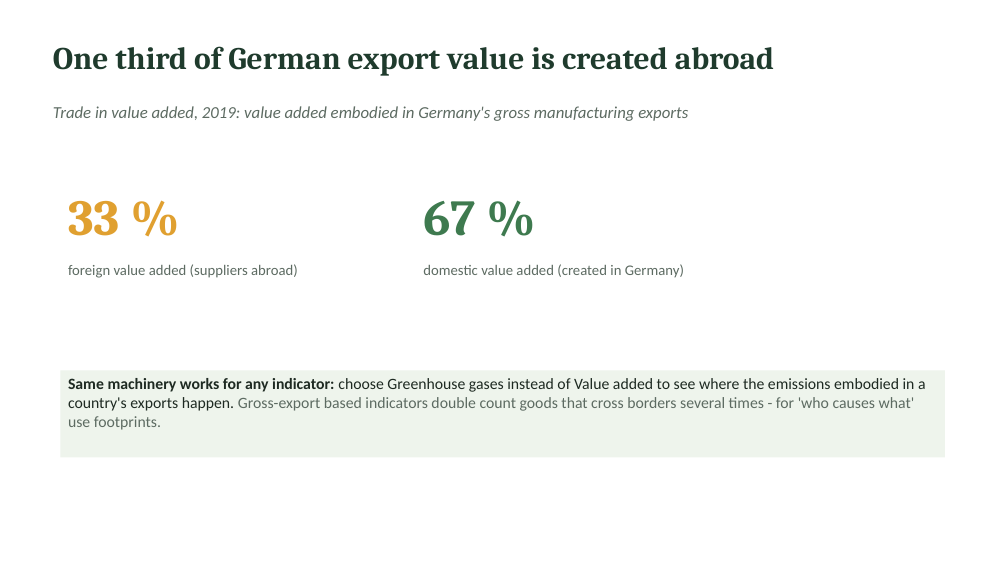
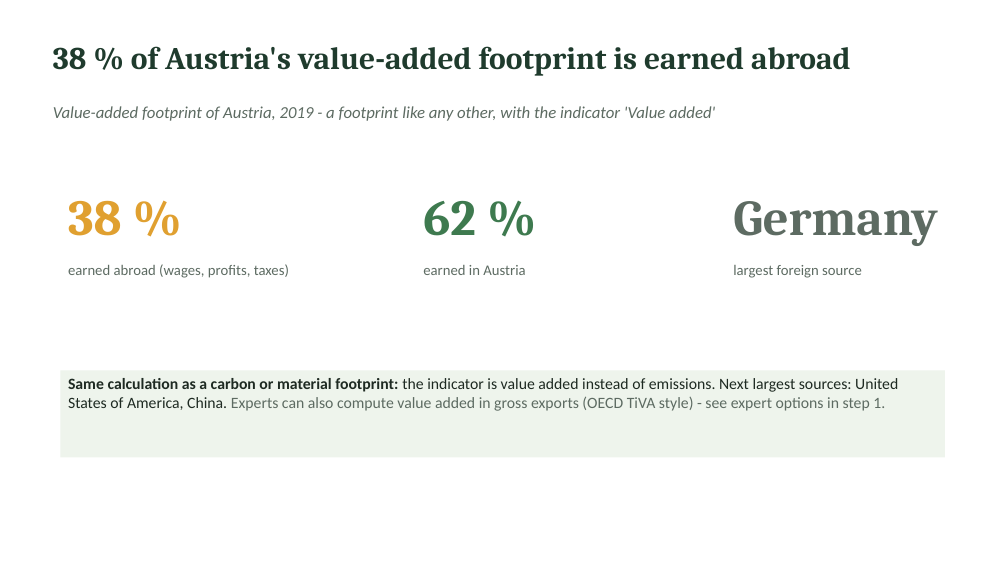
Before and after one commit to Hanspeter85/GLORIApp, a slide deck: slide 9 of docs/GLORIApp_intro.pptx. Drawn at 1008x567 pixels with LibreOffice and Linux fonts; fonts in the diff are those of the drawing. Boxes give left, top, right and bottom in pixels: in the first picture for what was removed or moved away, otherwise in the second. Text is boxed around its words. In the diff, an @@ line names an element or a change of style, - is before the commit and + after.

```diff
--- a/docs/GLORIApp_intro.pptx
+++ b/docs/GLORIApp_intro.pptx
@@ text at box(53, 46, 850, 76): text changed @@
-One third of German export value is created abroad
+38 % of Austria's value-added footprint is earned abroad
@@ text at box(53, 106, 715, 121): text changed @@
-Trade in value added, 2019: value added embodied in Germany's gross manufacturing exports
+Value-added footprint of Austria, 2019 - a footprint like any other, with the indicator 'Value added'
@@ text at box(68, 200, 122, 236): text changed @@
-33 %
+38 %
@@ text at box(423, 201, 476, 236): text changed @@
-67 %
+62 %
@@ text added at box(733, 201, 938, 246), 48 pt, text #5D6B62, bold @@
+Germany
@@ text at box(68, 264, 289, 278): text changed @@
-foreign value added (suppliers abroad)
+earned abroad (wages, profits, taxes)
@@ text at box(423, 265, 525, 275): text changed @@
-domestic value added (created in Germany)
+earned in Austria
@@ text added at box(733, 265, 862, 278), 14 pt, text #5D6B62 @@
+largest foreign source
@@ text at box(68, 378, 898, 411): text changed @@
-Same machinery works for any indicator: choose Greenhouse gases instead of Value added to see where the emissions embodied in a country's exports happen. Gross-export based indicators double count goods that cross borders several times - for 'who causes what' use footprints.
+Same calculation as a carbon or material footprint: the indicator is value added instead of emissions. Next largest sources: United States of America, China. Experts can also compute value added in gross exports (OECD TiVA style) - see expert options in step 1.
```
Also in this commit, not shown: 4 other slides changed, 8 other files.
